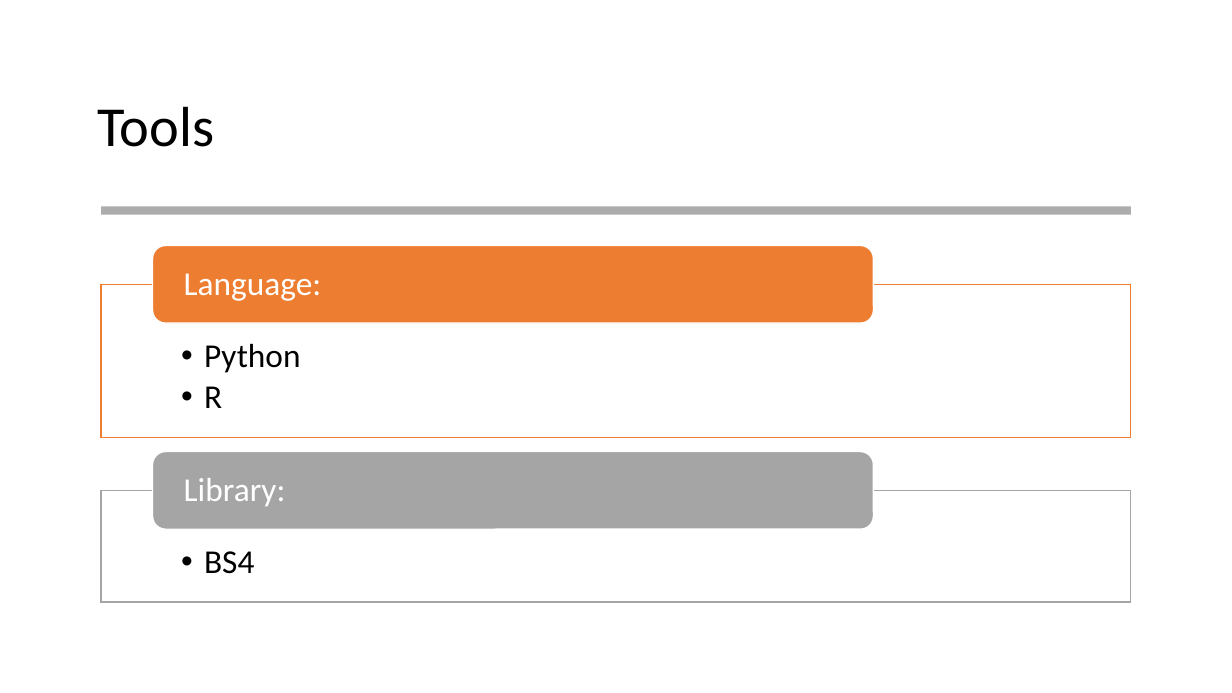
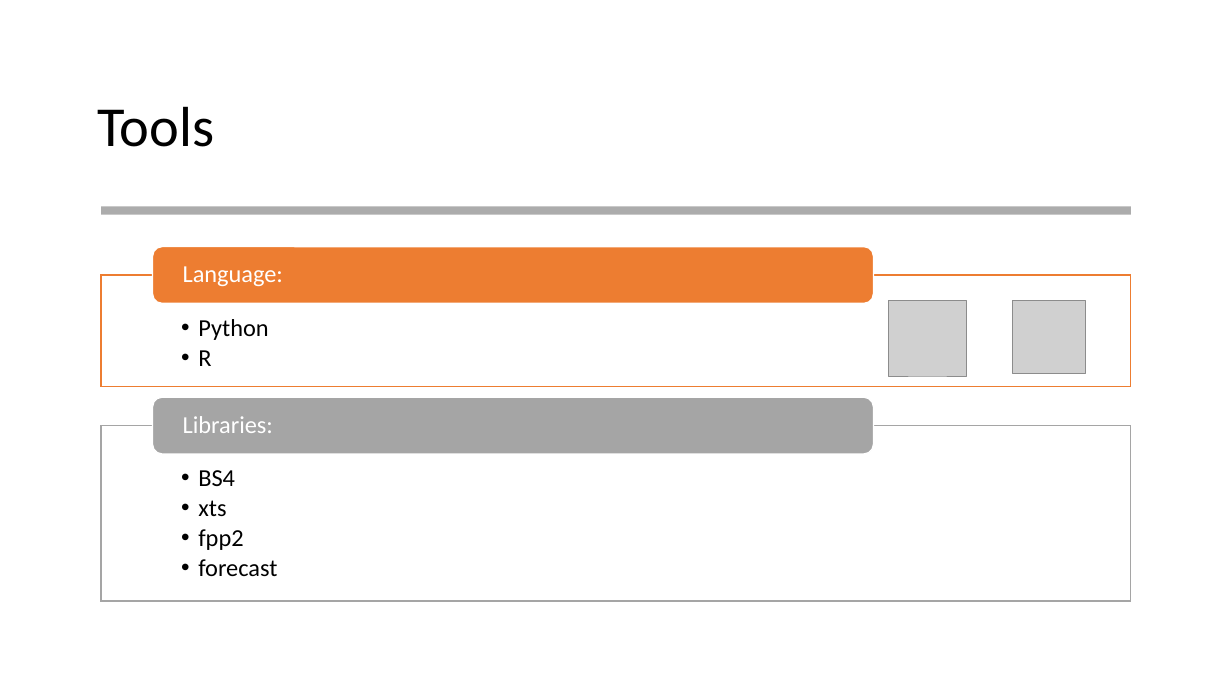
Before and after one commit to ab116893/it630_final_project, a slide deck: slide 3 of NBA Stat Anaylsis.pptx. Drawn at 1232x693 pixels with LibreOffice and Linux fonts; fonts in the diff are those of the drawing; grey boxes stand for pictures. Boxes give left, top, right and bottom in pixels: in the first picture for what was removed or moved away, otherwise in the second. Text is boxed around its words. In the diff, an @@ line names an element or a change of style, - is before the commit and + after.

```diff
--- a/NBA Stat Anaylsis.pptx
+++ b/NBA Stat Anaylsis.pptx
@@ rounded rectangle: place and size @@
-rounded rectangle at (152, 246, 873, 323)
+rounded rectangle at (152, 247, 873, 303)
@@ text "Language:" at (183, 266, 283, 286): size 26 to 19 pt; less space between paragraphs @@
@@ text "Python": place and size @@
-text "Python" at (204, 344, 300, 408)
+text "Python" at (198, 319, 268, 366)
@@ text "Python" at (198, 319, 268, 366): size 26 to 19 pt; indent changed; less space between paragraphs @@
@@ rectangle: place and size @@
-rectangle at (101, 285, 1130, 438)
+rectangle at (101, 275, 1130, 387)
@@ picture added at (888, 300, 967, 376) @@
@@ picture added at (1013, 300, 1086, 373) @@
@@ rounded rectangle: place and size @@
-rounded rectangle at (152, 452, 873, 530)
+rounded rectangle at (152, 397, 873, 454)
@@ text added at (183, 416, 273, 433), 19 pt, text #FFFFFF @@
+Libraries:
@@ rectangle: place and size @@
-rectangle at (101, 491, 1130, 603)
+rectangle at (101, 426, 1130, 602)
@@ text "BS4": place and size @@
-text "BS4" at (204, 551, 254, 574)
+text "BS4" at (198, 470, 277, 576)
@@ text removed at (184, 478, 286, 506) @@
-Library:
@@ text at (198, 470, 235, 486): size 26 to 19 pt in "BS4"; indent changed; less space between paragraphs @@
@@ text at (198, 500, 277, 576): paragraphs added @@
+  • xts
+  • fpp2
+  • forecast
```
Also in this commit, not shown: 3 other slides changed, 3 slides added, 1 slide removed, 1 other file.
